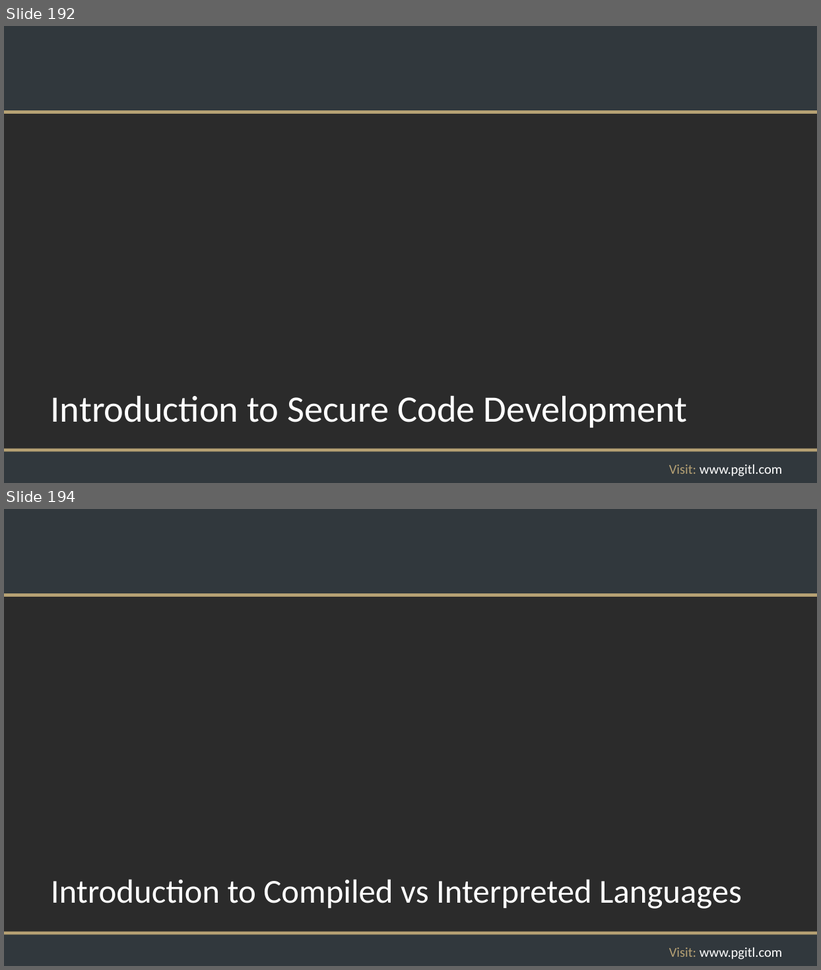
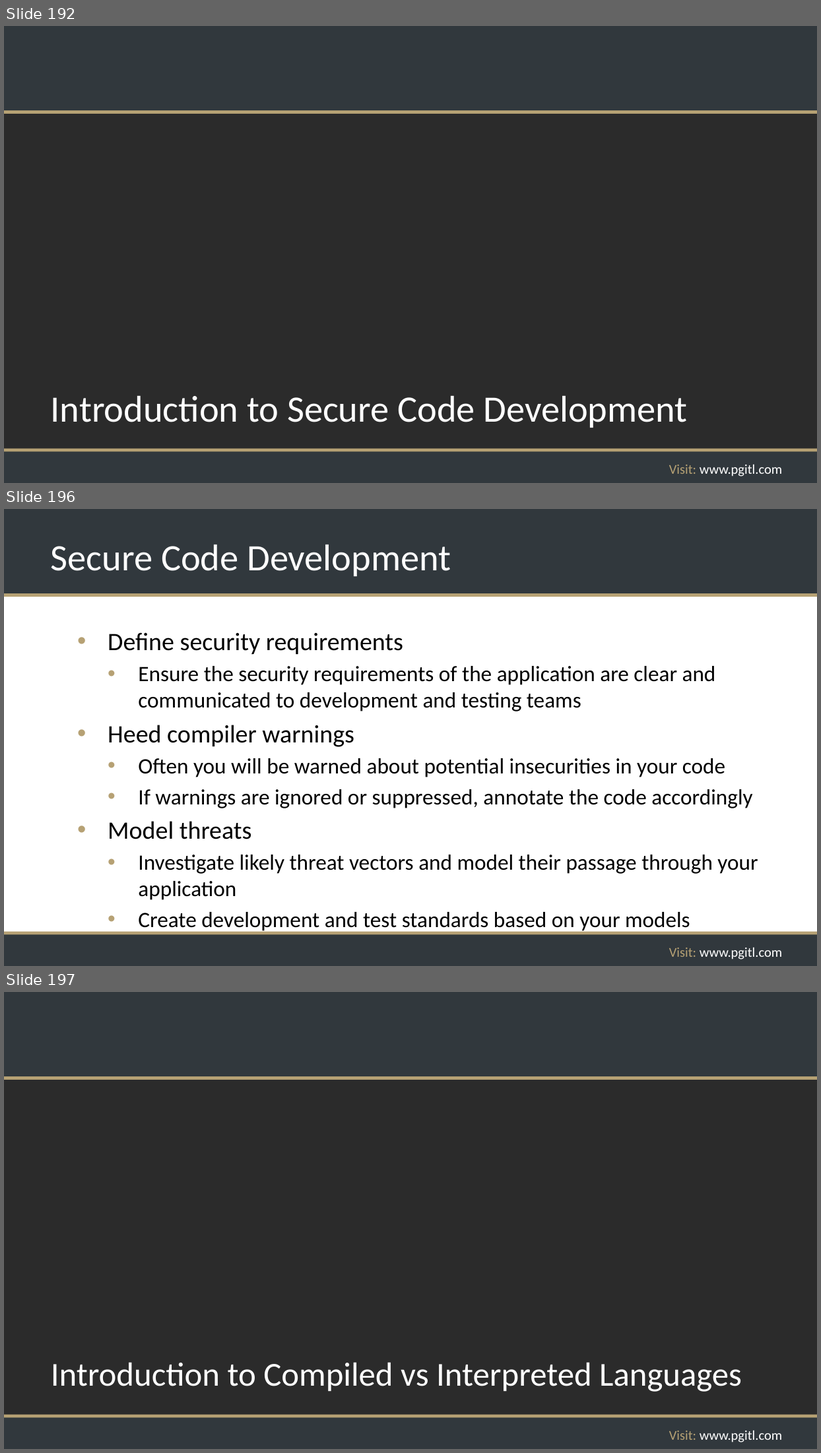
Before and after one commit to rikkouri/project-a, a slide deck: Programming Foundations.pptx. Shown one above the other, each under a label of ours: slides 192 and 194 before the commit, slides 192, 196 and 197 after it; the slides between them are not shown. The pictures are 821x970 and 821x1453 pixels, drawn with LibreOffice and Linux fonts; fonts in the diff are those of the drawing; background and template pictures are left out; a plain dark background stands for a picture behind light text. Boxes give left, top, right and bottom in pixels: in the first picture for what was removed or moved away, otherwise in the second. Text is boxed around its words. In the diff, an @@ line names an element or a change of style, - is before the commit and + after.

Commit message:
More detail on secure code development

```diff
--- a/Programming Foundations.pptx
+++ b/Programming Foundations.pptx
@@ slide 196 added at box(4, 509, 817, 966), background #FFFFFF; not listed: 5 template elements that a slide beside it also shows @@
@@ title added at box(51, 544, 451, 576), 44 pt, text #FFFFFF @@
+Secure Code Development
@@ text added at box(108, 632, 758, 933), 25.9 pt, text #000000 @@
+• Define security requirements
+  • Ensure the security requirements of the application are clear and communicated to development and testing teams
+• Heed compiler warnings
+  • Often you will be warned about potential insecurities in your code
+  • If warnings are ignored or suppressed, annotate the code accordingly
+• Model threats
+  • Investigate likely threat vectors and model their passage through your application
+  • Create development and test standards based on your models
@@ what was slide 194 is now slide 197 @@
```
Also in this commit, not shown: 2 slides changed, 2 other slides added.
